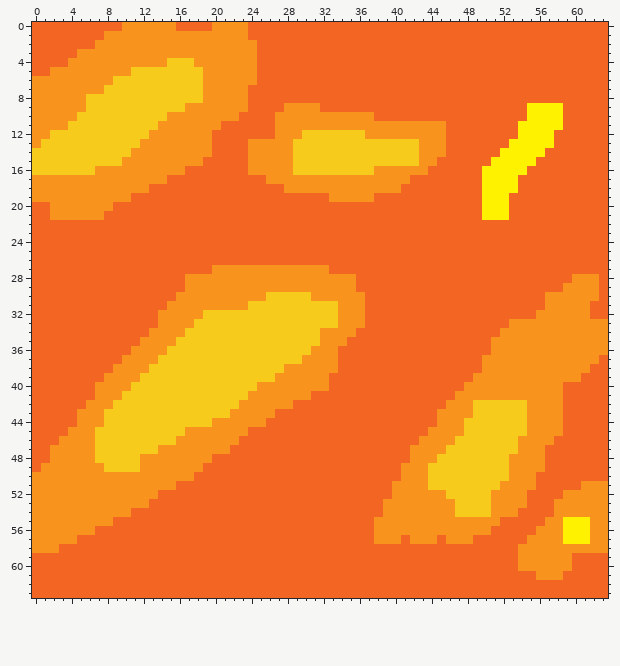
Pixel-art sprite -- sprites/Lava/a06eb7e7-fc94-47d9-9f3a-30de621e0afe.png. Above, as it was before the edit.
The file is 64x64 pixels.
Now the later version:
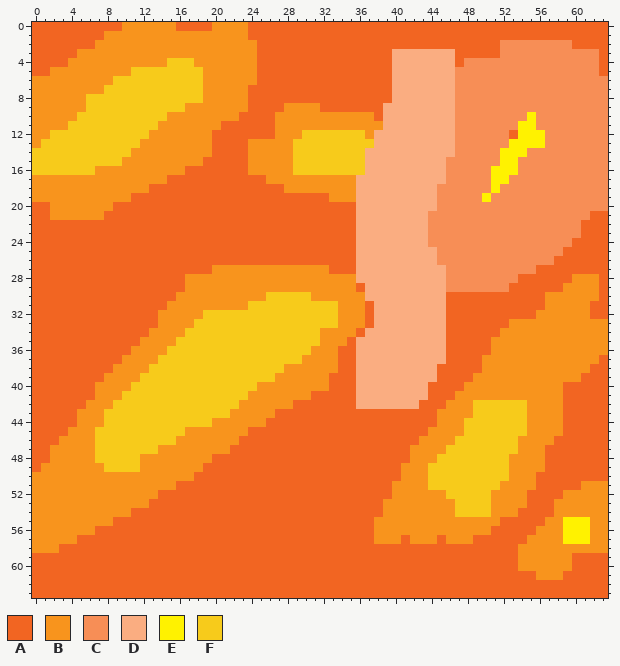
Palette (. is transparent): A #f26522  B #f8941d  C #f78e56  D #faad81  E #fff200  F #f7cb1b
The edit:
@@ x 34..63 @@
  1 AAAAAAAAAAAAAAAAAAAAAAAAAAAAAA
- 2 AAAAAAAAAAAAAAAAAAAAAAAAAAAAAA
- 3 AAAAAAAAAAAAAAAAAAAAAAAAAAAAAA
- 4 AAAAAAAAAAAAAAAAAAAAAAAAAAAAAA
- 5 AAAAAAAAAAAAAAAAAAAAAAAAAAAAAA
- 6 AAAAAAAAAAAAAAAAAAAAAAAAAAAAAA
- 7 AAAAAAAAAAAAAAAAAAAAAAAAAAAAAA
- 8 AAAAAAAAAAAAAAAAAAAAAAAAAAAAAA
- 9 AAAAAAAAAAAAAAAAAAAAAEEEEAAAAA
-10 BBBBAAAAAAAAAAAAAAAAAEEEEAAAAA
-11 BBBBBBBBBBBBAAAAAAAAEEEEEAAAAA
-12 FFFBBBBBBBBBAAAAAAAAEEEEAAAAAA
-13 FFFFFFFFFBBBAAAAAAAEEEEEAAAAAA
-14 FFFFFFFFFBBBAAAAAAEEEEEAAAAAAA
-15 FFFFFFFFFBBAAAAAAEEEEEAAAAAAAA
-16 FFFFBBBBBBAAAAAAEEEEEAAAAAAAAA
-17 BBBBBBBBAAAAAAAAEEEEAAAAAAAAAA
-18 BBBBBBBAAAAAAAAAEEEEAAAAAAAAAA
-19 BBBBAAAAAAAAAAAAEEEAAAAAAAAAAA
-20 AAAAAAAAAAAAAAAAEEEAAAAAAAAAAA
-21 AAAAAAAAAAAAAAAAEEEAAAAAAAAAAA
-22 AAAAAAAAAAAAAAAAAAAAAAAAAAAAAA
-23 AAAAAAAAAAAAAAAAAAAAAAAAAAAAAA
-24 AAAAAAAAAAAAAAAAAAAAAAAAAAAAAA
-25 AAAAAAAAAAAAAAAAAAAAAAAAAAAAAA
-26 AAAAAAAAAAAAAAAAAAAAAAAAAAAAAA
-27 AAAAAAAAAAAAAAAAAAAAAAAAAAAAAA
-28 BBAAAAAAAAAAAAAAAAAAAAAAAABBBA
-29 BBAAAAAAAAAAAAAAAAAAAAAAABBBBA
-30 BBBAAAAAAAAAAAAAAAAAAAABBBBBBA
-31 BBBAAAAAAAAAAAAAAAAAAAABBBBBAA
-32 BBBAAAAAAAAAAAAAAAAAAABBBBBBAA
-33 BBBAAAAAAAAAAAAAAAABBBBBBBBBBB
-34 BBAAAAAAAAAAAAAAAABBBBBBBBBBBB
-35 BAAAAAAAAAAAAAAAABBBBBBBBBBBBB
-36 AAAAAAAAAAAAAAAAABBBBBBBBBBBBB
-37 AAAAAAAAAAAAAAAABBBBBBBBBBBBBA
-38 AAAAAAAAAAAAAAAABBBBBBBBBBBBAA
-39 AAAAAAAAAAAAAAABBBBBBBBBBBBAAA
-40 AAAAAAAAAAAAAABBBBBBBBBBBAAAAA
-41 AAAAAAAAAAAAABBBBBBBBBBBBAAAAA
-42 AAAAAAAAAAAABBBFFFFFFBBBBAAAAA
+ 2 AAAAAAAAAAAAAAAAAACCCCCCCCAAAA
+ 3 AAAAAADDDDDDDAAAAACCCCCCCCCCCA
+ 4 AAAAAADDDDDDDACCCCCCCCCCCCCCCA
+ 5 AAAAAADDDDDDDCCCCCCCCCCCCCCCCA
+ 6 AAAAAADDDDDDDCCCCCCCCCCCCCCCCC
+ 7 AAAAAADDDDDDDCCCCCCCCCCCCCCCCC
+ 8 AAAAAADDDDDDDCCCCCCCCCCCCCCCCC
+ 9 AAAAADDDDDDDDCCCCCCCCCCCCCCCCC
+10 BBBBADDDDDDDDCCCCCCCCECCCCCCCC
+11 BBBBBDDDDDDDDCCCCCCCEECCCCCCCC
+12 FFFBDDDDDDDDDCCCCCCAEEECCCCCCC
+13 FFFFDDDDDDDDDCCCCCCEEEECCCCCCC
+14 FFFDDDDDDDDDDCCCCCEEECCCCCCCCC
+15 FFFDDDDDDDDDCCCCCCEECCCCCCCCCC
+16 FFFDDDDDDDDDCCCCCEEECCCCCCCCCC
+17 BBDDDDDDDDDDCCCCCEECCCCCCCCCCC
+18 BBDDDDDDDDDCCCCCCECCCCCCCCCCCC
+19 BBDDDDDDDDDCCCCCECCCCCCCCCCCCC
+20 AADDDDDDDDDCCCCCCCCCCCCCCCCCCC
+21 AADDDDDDDDCCCCCCCCCCCCCCCCCCAA
+22 AADDDDDDDDCCCCCCCCCCCCCCCCCAAA
+23 AADDDDDDDDCCCCCCCCCCCCCCCCCAAA
+24 AADDDDDDDDCCCCCCCCCCCCCCCCAAAA
+25 AADDDDDDDDDCCCCCCCCCCCCCCAAAAA
+26 AADDDDDDDDDCCCCCCCCCCCCCAAAAAA
+27 AADDDDDDDDDDCCCCCCCCCCAAAAAAAA
+28 BBDDDDDDDDDDCCCCCCCCAAAAAABBBA
+29 BBADDDDDDDDDCCCCCCCAAAAAABBBBA
+30 BBBDDDDDDDDDAAAAAAAAAAABBBBBBA
+31 BBBADDDDDDDDAAAAAAAAAAABBBBBAA
+32 BBBADDDDDDDDAAAAAAAAAABBBBBBAA
+33 BBBADDDDDDDDAAAAAAABBBBBBBBBBB
+34 BBADDDDDDDDDAAAAAABBBBBBBBBBBB
+35 BADDDDDDDDDDAAAAABBBBBBBBBBBBB
+36 AADDDDDDDDDDAAAAABBBBBBBBBBBBB
+37 AADDDDDDDDDDAAAABBBBBBBBBBBBBA
+38 AADDDDDDDDDAAAAABBBBBBBBBBBBAA
+39 AADDDDDDDDDAAAABBBBBBBBBBBBAAA
+40 AADDDDDDDDAAAABBBBBBBBBBBAAAAA
+41 AADDDDDDDDAAABBBBBBBBBBBBAAAAA
+42 AADDDDDDDAAABBBFFFFFFBBBBAAAAA
 43 AAAAAAAAAAABBBBFFFFFFBBBBAAAAA
